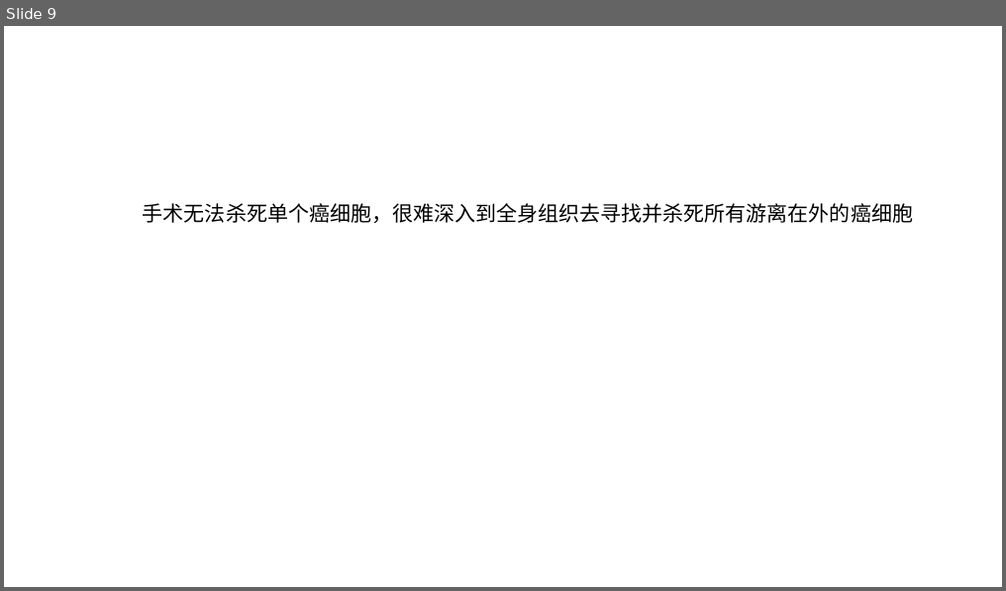
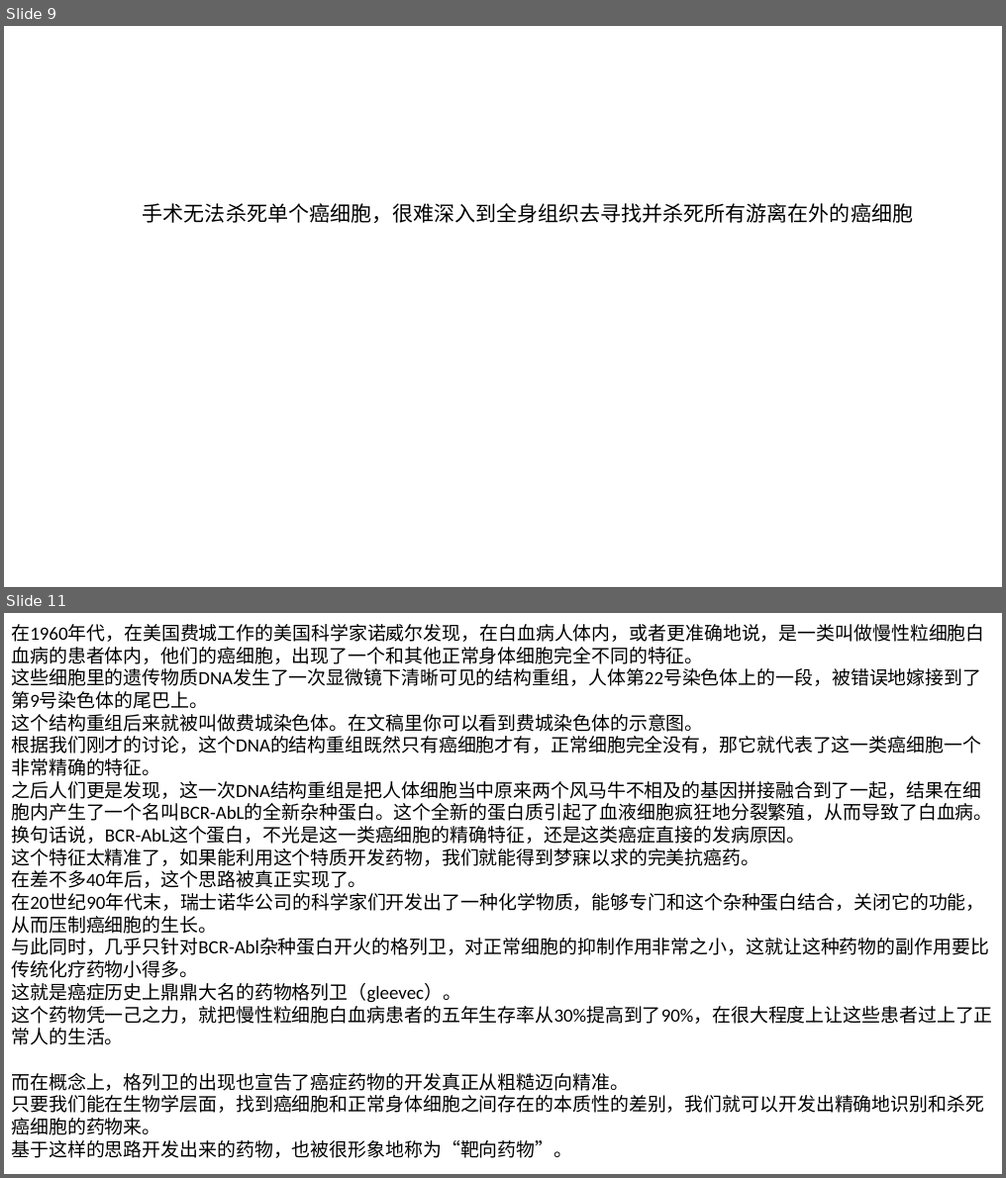
Before and after one commit to FredJiangFei/freetalk, a slide deck: 癌症/New Microsoft PowerPoint Presentation.pptx. Shown one above the other, each under a label of ours: slide 9 before the commit, slides 9 and 11 after it; the slides between them are not shown. The pictures are 1006x591 and 1006x1178 pixels, drawn with LibreOffice and Linux fonts; fonts in the diff are those of the drawing. Boxes give left, top, right and bottom in pixels: in the first picture for what was removed or moved away, otherwise in the second. Text is boxed around its words. In the diff, an @@ line names an element or a change of style, - is before the commit and + after.

```diff
--- a/癌症/New Microsoft PowerPoint Presentation.pptx
+++ b/癌症/New Microsoft PowerPoint Presentation.pptx
@@ slide 11 added at (4, 613, 1002, 1174), background #FFFFFF @@
@@ text added at (11, 624, 992, 1158), 18 pt, text #000000 @@
+在1960年代，在美国费城工作的美国科学家诺威尔发现，在白血病人体内，或者更准确地说，是一类叫做慢性粒细胞白血病的患者体内，他们的癌细胞，出现了一个和其他正常身体细胞完全不同的特征。
+这些细胞里的遗传物质DNA发生了一次显微镜下清晰可见的结构重组，人体第22号染色体上的一段，被错误地嫁接到了第9号染色体的尾巴上。
+这个结构重组后来就被叫做费城染色体。在文稿里你可以看到费城染色体的示意图。
+根据我们刚才的讨论，这个DNA的结构重组既然只有癌细胞才有，正常细胞完全没有，那它就代表了这一类癌细胞一个非常精确的特征。
+之后人们更是发现，这一次DNA结构重组是把人体细胞当中原来两个风马牛不相及的基因拼接融合到了一起，结果在细胞内产生了一个名叫BCR-AbL的全新杂种蛋白。这个全新的蛋白质引起了血液细胞疯狂地分裂繁殖，从而导致了白血病。
+换句话说，BCR-AbL这个蛋白，不光是这一类癌细胞的精确特征，还是这类癌症直接的发病原因。
+这个特征太精准了，如果能利用这个特质开发药物，我们就能得到梦寐以求的完美抗癌药。
+在差不多40年后，这个思路被真正实现了。
+在20世纪90年代末，瑞士诺华公司的科学家们开发出了一种化学物质，能够专门和这个杂种蛋白结合，关闭它的功能，从而压制癌细胞的生长。
+与此同时，几乎只针对BCR-Abl杂种蛋白开火的格列卫，对正常细胞的抑制作用非常之小，这就让这种药物的副作用要比传统化疗药物小得多。
+这就是癌症历史上鼎鼎大名的药物格列卫（gleevec）。
+这个药物凭一己之力，就把慢性粒细胞白血病患者的五年生存率从30%提高到了90%，在很大程度上让这些患者过上了正常人的生活。
+而在概念上，格列卫的出现也宣告了癌症药物的开发真正从粗糙迈向精准。
+只要我们能在生物学层面，找到癌细胞和正常身体细胞之间存在的本质性的差别，我们就可以开发出精确地识别和杀死癌细胞的药物来。
+基于这样的思路开发出来的药物，也被很形象地称为“靶向药物”。
```
Also in this commit, not shown: 1 slide changed, 2 other slides added.
